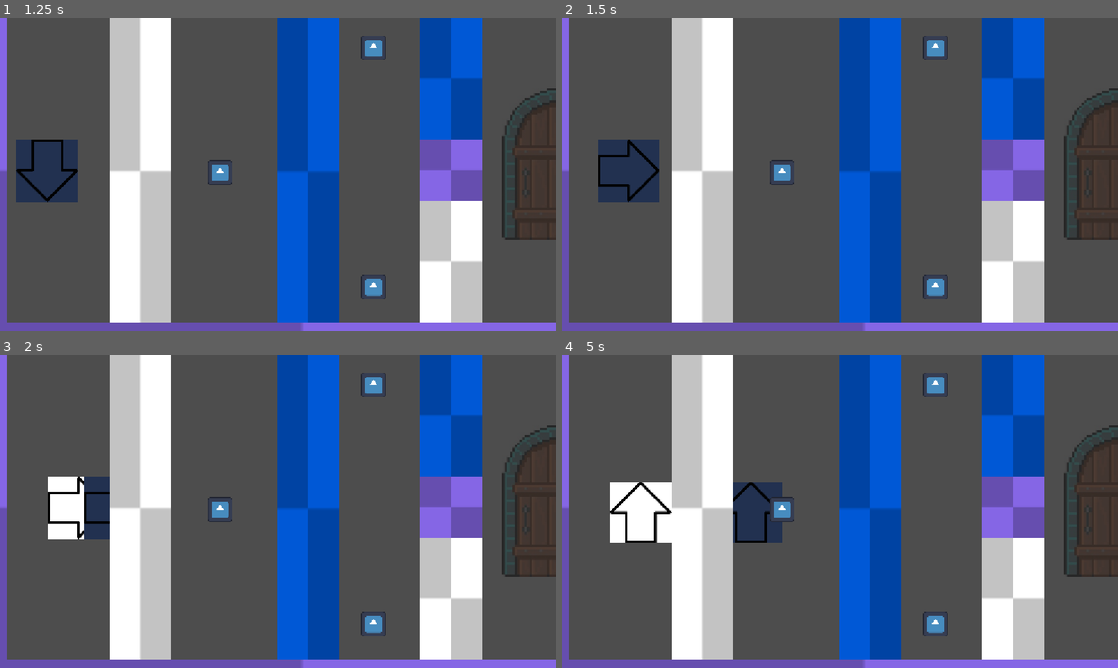
Above: before the commit, frames 1-4 (two rows, left to right).
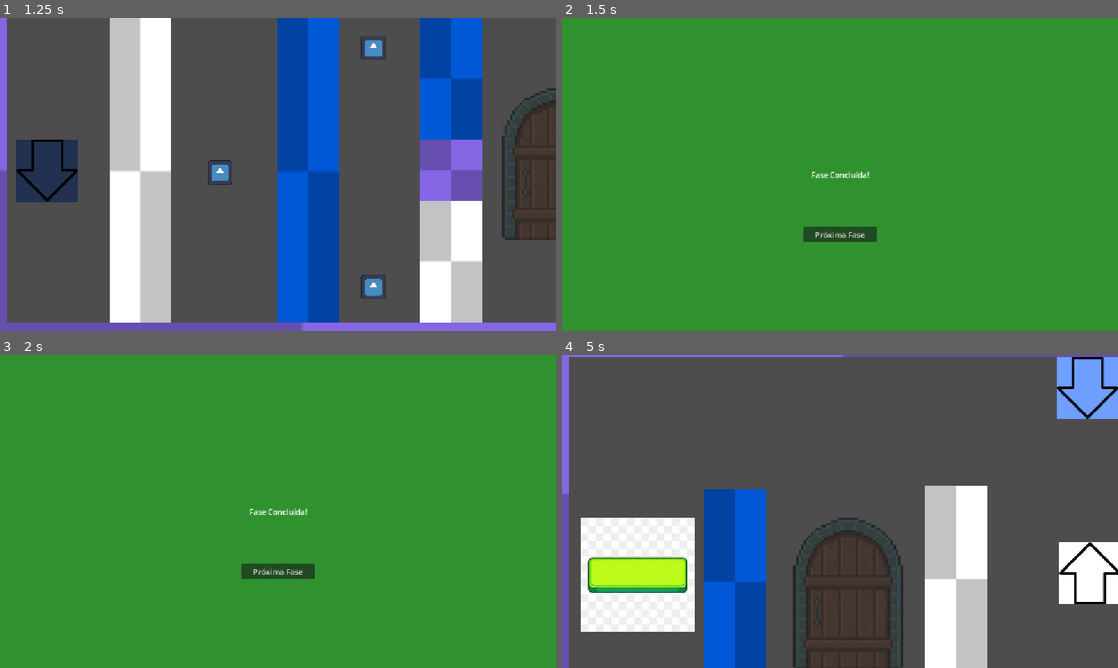
Above: after the commit, the same moments.

Repository: Equipe-Plasma/Switch-Shadow
Game: Godot game, scene res://menu/menu_principal/menu_principal.tscn
The game is run twice, just before and just after one commit, with the same random seed, the same clock (stepped at 60 frames per second) and the same inputs. The engine's default icon, where the game draws it, is replaced by a stand-in: a white triangle on a blue panel in a dark square.
Inputs (mouse positions are in pixels of both pictures, inside the frame that each line leads up to):
- Up to frame 1 (1.25 s): click "PLAY" at 0.5 s
- Up to frame 2 (1.5 s): tap Enter (proxima_fase) at 1.25 s; hold D (mover_direita) from 1.28 s (still down); hold Enter (proxima_fase) from 1.28 s (still down)
- Up to frame 3 (2 s): keep holding D (mover_direita); keep holding Enter (proxima_fase)
- Up to frame 4 (5 s): release D (mover_direita) at 2 s; release Enter (proxima_fase) at 2 s; click (840, 570) at 2 s, where only the run after the commit has a clickable "Próxima Fase"; tap Space (trocar_sombra) at 2.75 s; hold S (mover_baixo) 2.78-3.53 s; tap Enter (proxima_fase) at 2.85, 3.8, 4.35 s; hold D (mover_direita) 3.53-4.28 s; hold Space (trocar_sombra) 3.53-4.28 s; hold W (mover_cima) from 4.28 s (still down)

Frame 1 is identical in both runs. In frame 2, 100% of the frame differs, in the area x 0-100%, y 0-100%; in frame 3, 100%; in frame 4, 61%.

Commit message:
Fase 1

Diff:
--- a/editor/espinho/espinho.gd
+++ b/editor/espinho/espinho.gd
@@ -49,4 +49,4 @@
 	call_deferred("_executar_derrota")
 
 func _executar_derrota() -> void:
-	get_tree().change_scene_to_file("res://telas/tela_derrota/tela_derrota.tscn")
+	get_tree().change_scene_to_file("res://menu/telas/tela_derrota/tela_derrota.tscn")
--- a/fase/fase 1/fase_1.gd
+++ b/fase/fase 1/fase_1.gd
@@ -28,6 +28,7 @@
 	# Atalho para avançar de fase ao apertar Enter (ui_accept) ou a ação configurada
 	if event.is_action_pressed("proxima_fase"):
 		avancar_para_proxima_fase()
+	# TEm q apagar isso dps ^
 
 func trocar_posicoes() -> void:
 	if player == null or sombra == null:
@@ -86,5 +87,5 @@
 
 	get_tree().call_deferred(
 		"change_scene_to_file",
-        "res://telas/tela_vitoria/tela_vitoria.tscn"
+        "res://menu/telas/tela_vitoria/tela_vitoria.tscn"
 	)
